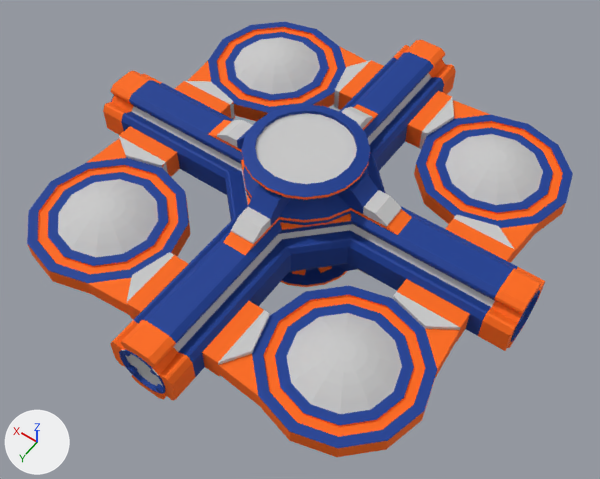
An edit to the FBX model Assets/StrategicSector/Models/Barnyard_LOD01.FBX, drawn before and after from the same camera.
Camera for both pictures: a camera (50 mm lens) standing at (-4.58, 6.56, 9.23) and looking at (-0.21, 0.44, -0.38). Lighting does not change. The marker at lower left points along +X, +Y and +Z. Where no turn or scale is listed for an object, it has been applied to the vertices.

Before the edit, the objects in view are built like this:
```python
me_mesh = bpy.data.meshes.new('Mesh')
me_mesh.from_pydata(...)  # 4266 vertices, 4192 faces; spans x -3.54..3.54, y -3.54..3.54, z -1.08..1.08
# faces by material slot: [2200, 1096, 896]
me_mesh.materials.append(mat_blue)  # blue #003892
me_mesh.materials.append(mat_orange)  # orange #ff6900
me_mesh.materials.append(mat_gray)  # light grey #cacaca
ob_barnyard001 = bpy.data.objects.new('barnYard001', me_mesh)
ob_barnyard001.location = (0.0, 0.0, 0.0)
```
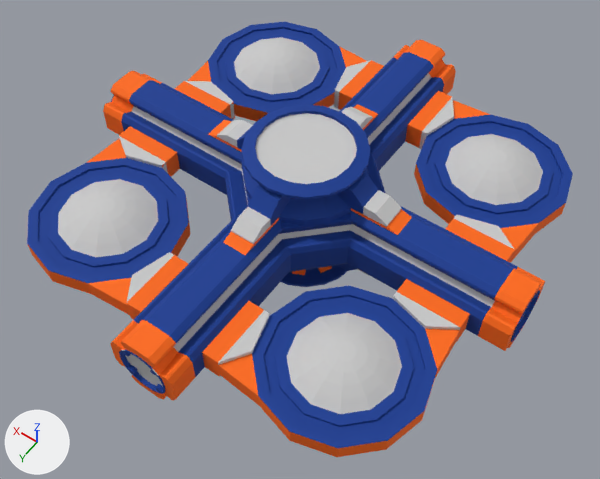
The change, as a diff of the scene's bpy script:
```diff
--- a/Assets/StrategicSector/Models/Barnyard_LOD01.FBX.py
+++ b/Assets/StrategicSector/Models/Barnyard_LOD01.FBX.py
@@ me_mesh @@
 me_mesh.from_pydata(...)  # 4266 vertices, 4192 faces; spans x -3.54..3.54, y -3.54..3.54, z -1.08..1.08
 # used by ob_barnyard001; location = (0.0, 0.0, 0.0)
+# me_mesh part 1: 128 of the faces centred in x -0.86..0.86, y -0.86..0.86, z -1.0..1.0 switch from mat_orange (orange #ff6900) to mat_blue (blue #003892)
+# me_mesh part 2: 72 of the faces centred in x -2.95..-1.06, y -2.95..-1.07, z -0.11..0.11 switch from mat_orange (orange #ff6900) to mat_blue (blue #003892)
+# me_mesh part 3: 72 of the faces centred in x -2.95..-1.06, y 1.07..2.95, z -0.11..0.11 switch from mat_orange (orange #ff6900) to mat_blue (blue #003892)
+# me_mesh part 4: 72 of the faces centred in x 1.06..2.95, y -2.95..-1.07, z -0.11..0.11 switch from mat_orange (orange #ff6900) to mat_blue (blue #003892)
+# me_mesh part 5: 72 of the faces centred in x 1.06..2.95, y 1.07..2.95, z -0.11..0.11 switch from mat_orange (orange #ff6900) to mat_blue (blue #003892)
 me_mesh.materials.append(mat_gray)
```

Where the change shows, as pixel boxes [x1, y1, x2, y2] in the pictures (600 x 479 px):
part 1 of me_mesh, recoloured
    both: [241, 154, 370, 287]
part 2 of me_mesh, recoloured (orange to blue)
    both: [426, 121, 563, 221]
part 3 of me_mesh, recoloured (orange to blue)
    both: [263, 295, 426, 437]
part 4 of me_mesh, recoloured (orange to blue)
    both: [217, 27, 338, 107]
part 5 of me_mesh, recoloured (orange to blue)
    both: [38, 165, 178, 275]
